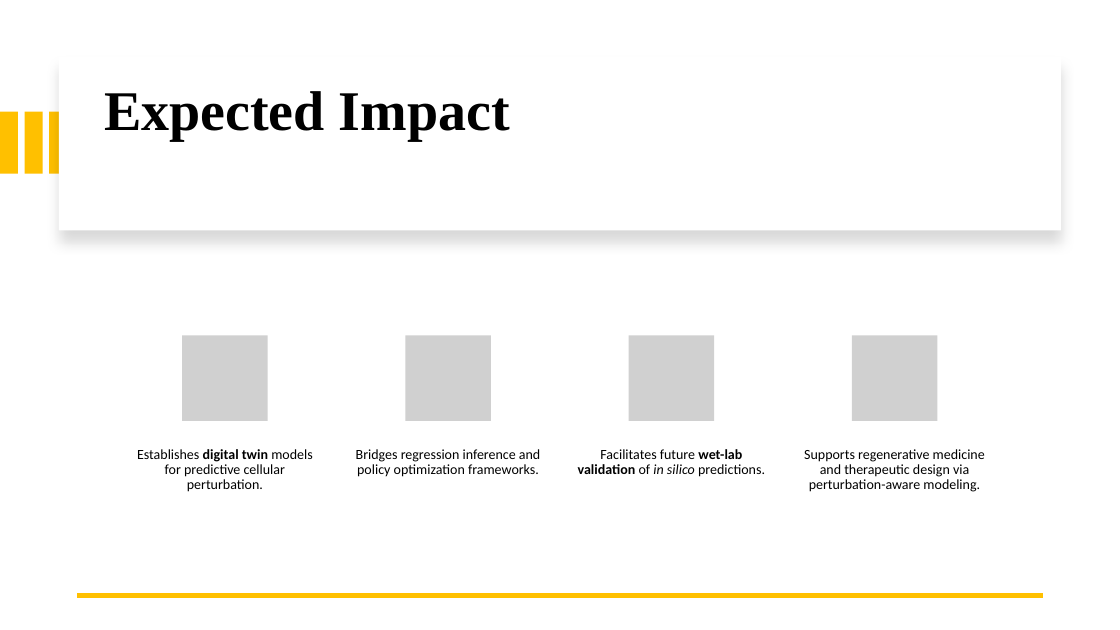
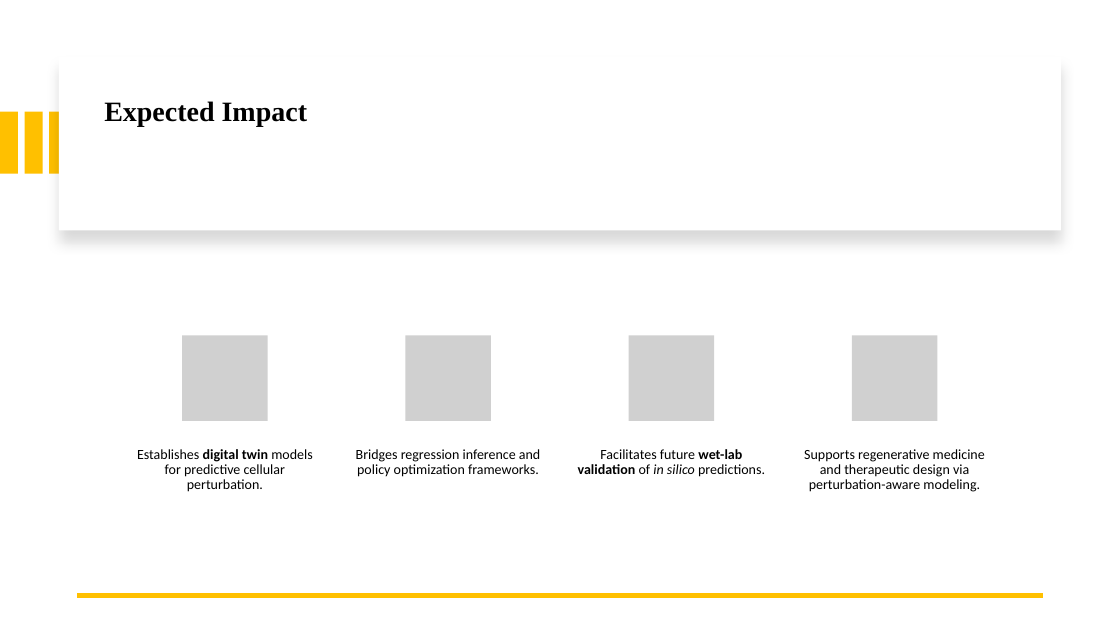
Before and after one commit to boabangf/GNN_RL_gene_trajectory_perturbation, a slide deck: slide 27 of ppt slides for omic codeathon (1) (1).pptx (slide 26 before the commit). Drawn at 1120x630 pixels with LibreOffice and Linux fonts; fonts in the diff are those of the drawing; grey boxes stand for pictures. Boxes give left, top, right and bottom in pixels: in the first picture for what was removed or moved away, otherwise in the second. Text is boxed around its words. In the diff, an @@ line names an element or a change of style, - is before the commit and + after.

```diff
--- a/ppt slides for omic codeathon (1) (1).pptx
+++ b/ppt slides for omic codeathon (1) (1).pptx
@@ title "Expected Impact" at [104,101,308,126]: size 48 to 24 pt @@
```
Also in this commit, not shown: 7 other slides changed, 1 slide added.
